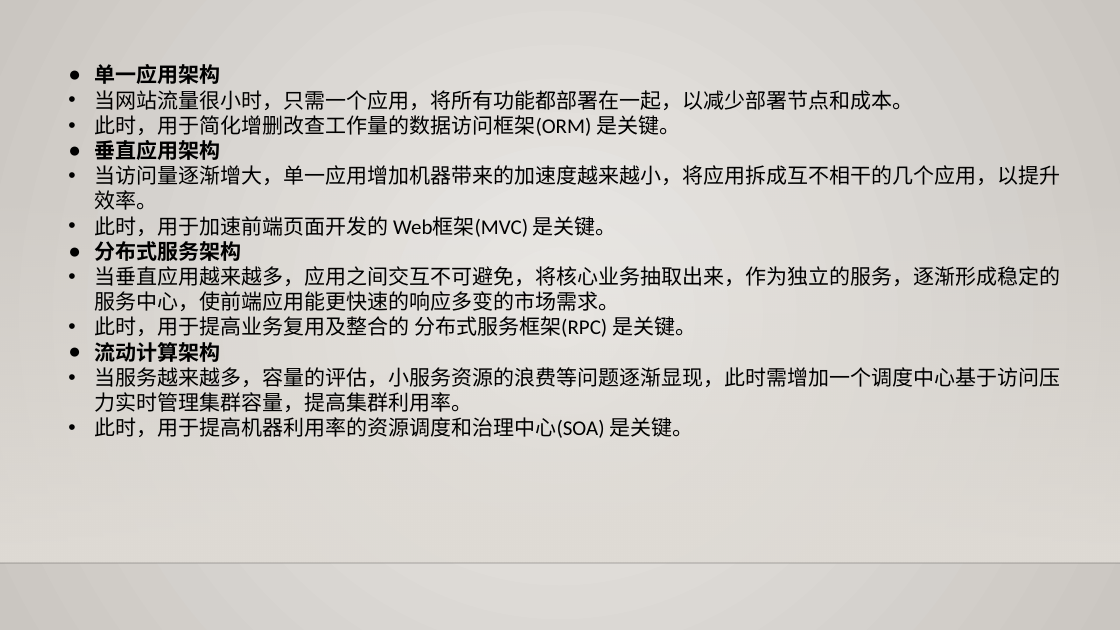
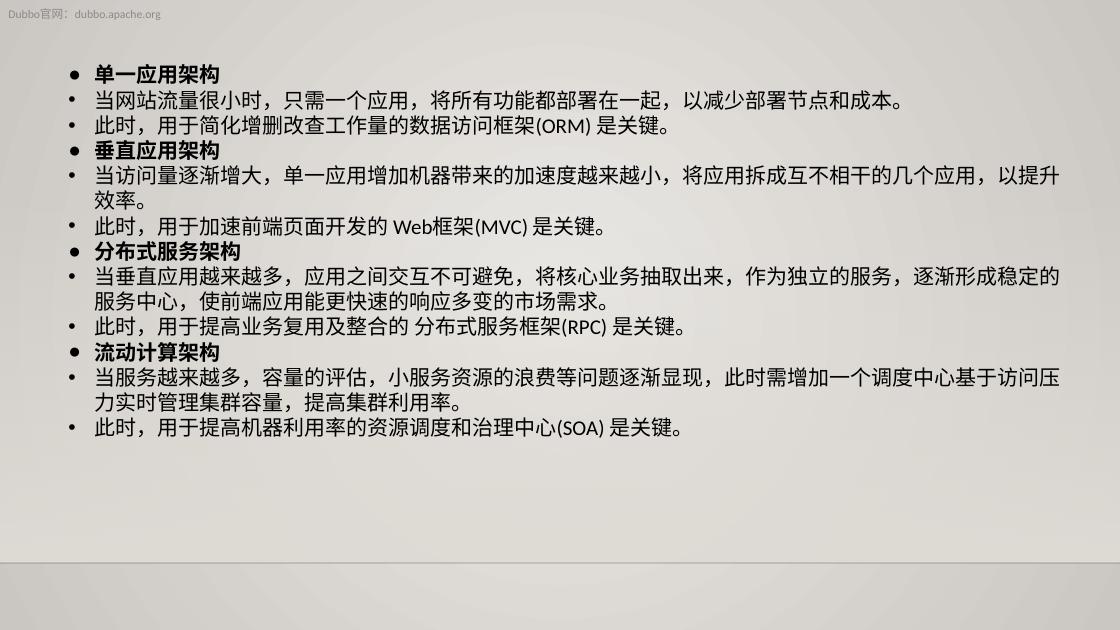
Before and after one commit to fxmayl/dubbo, a slide deck: slide 3 of 微服务架构之Dubbo入门介绍.pptx. Drawn at 1120x630 pixels with LibreOffice and Linux fonts; fonts in the diff are those of the drawing; background and template pictures are left out. Boxes give left, top, right and bottom in pixels: in the first picture for what was removed or moved away, otherwise in the second. Text is boxed around its words. In the diff, an @@ line names an element or a change of style, - is before the commit and + after.

```diff
--- a/微服务架构之Dubbo入门介绍.pptx
+++ b/微服务架构之Dubbo入门介绍.pptx
@@ text added at bbox=[8, 9, 160, 20], 10 pt, text #8C8C8C @@
+Dubbo官网：dubbo.apache.org
```
Also in this commit, not shown: 6 other slides changed, 1 slide added.
